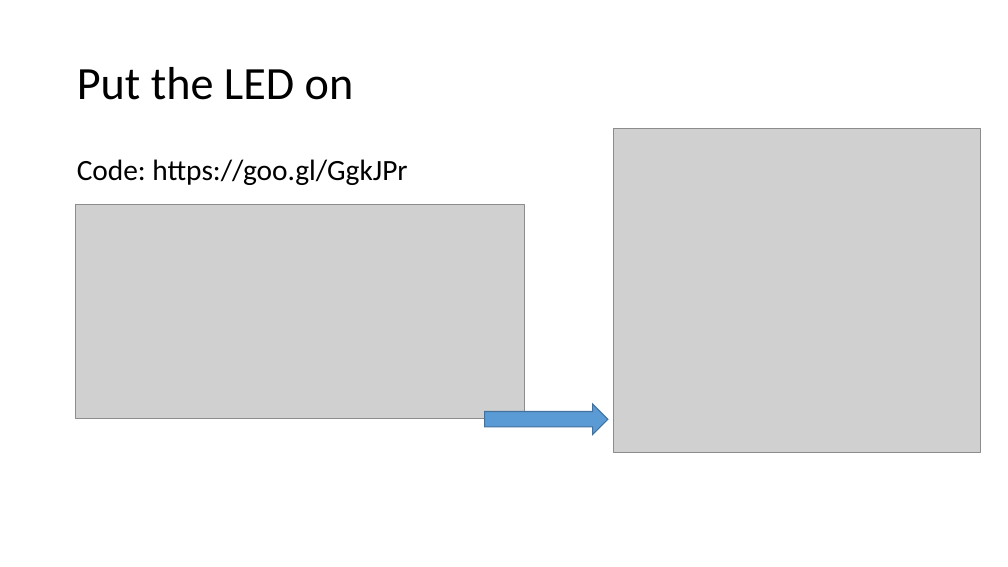
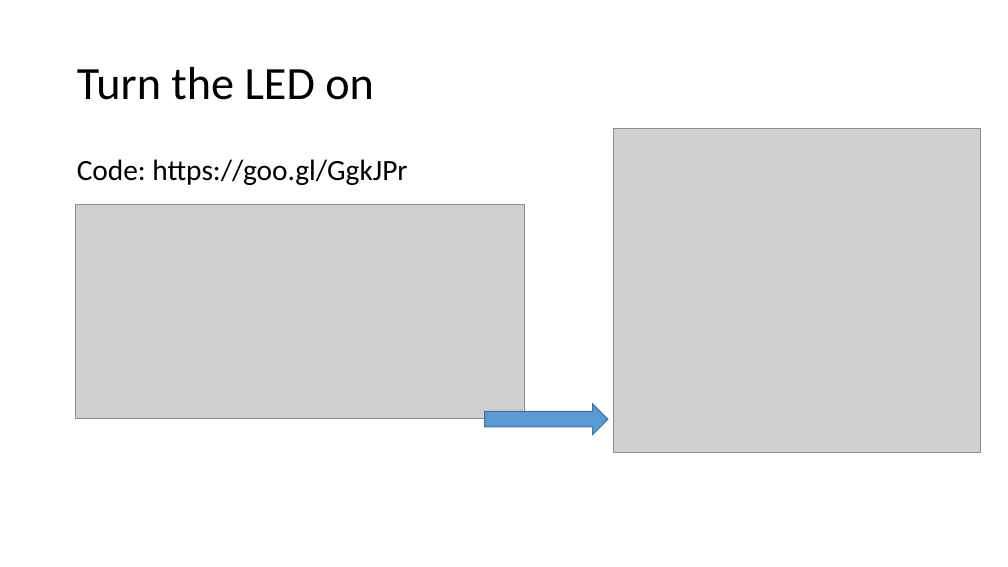
Before and after one commit to geobarteam/codingdojo, a slide deck: slide 3 of Arduino/CodingDojo.odp. Drawn at 1008x567 pixels with LibreOffice and Linux fonts; fonts in the diff are those of the drawing; grey boxes stand for pictures. Boxes give left, top, right and bottom in pixels: in the first picture for what was removed or moved away, otherwise in the second. Text is boxed around its words. In the diff, an @@ line names an element or a change of style, - is before the commit and + after.

```diff
--- a/Arduino/CodingDojo.odp
+++ b/Arduino/CodingDojo.odp
@@ title at (x1=77, y1=67, x2=374, y2=100): text changed @@
-Put the LED on
+Turn the LED on
```
Also in this commit, not shown: 1 other slide changed, 3 other files.
